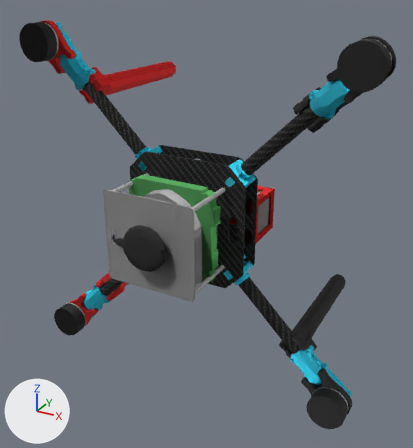
An edit to the OBJ model Assets/Drone/x500/x500_body.obj, drawn before and after from the same camera.
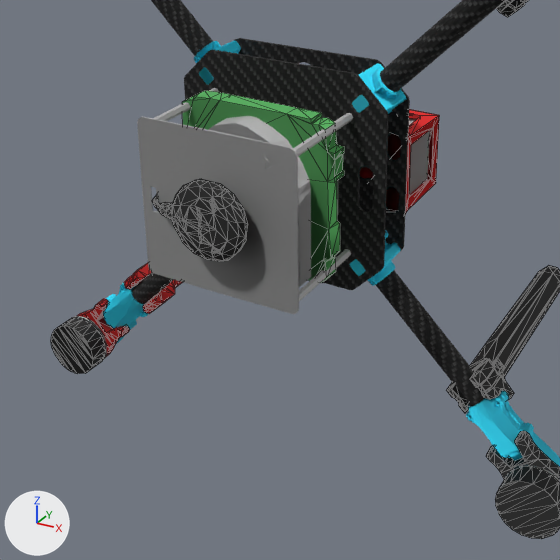
There are two pictures of each version: one whole from a camera (50 mm lens) standing at (0.302, -0.532, 0.252) and looking at (0.004, 0.009, -0.019), one close up on the part from 6% to 83% of the width and 28% to 99% of the height. Lighting does not change. The marker at lower left points along +X, +Y and +Z. The older version's two pictures come first. The close-ups show mesh edges as thin lines. Where no turn or scale is listed for an object, it has been applied to the vertices. Vertices at exactly the same position are counted once.

Names of what the first close-up shows: 'black', 'blue', 'carbon', 'green', 'grey', 'red' and 1 more.
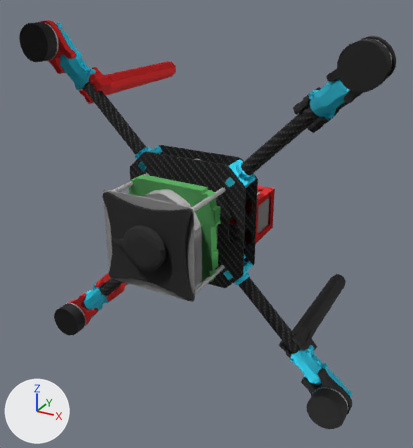
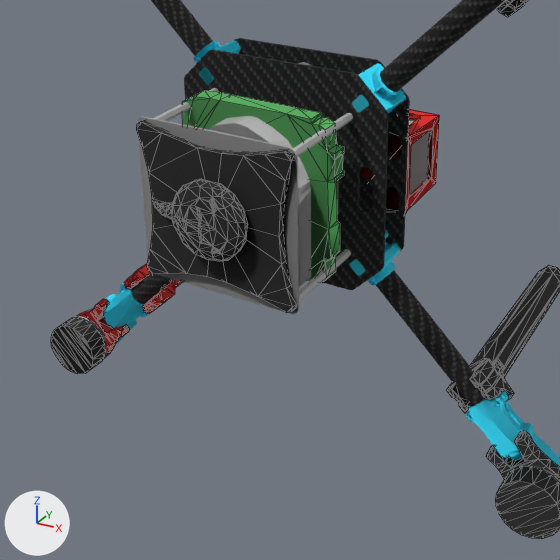
The edits, one by one:
me_black is used by ob_black; location (0.0, 0.0, 0.0).
me_black had 1152 vertices, 2267 faces and spanned x -0.202..0.203, y -0.12..0.153, z -0.203..0.203.
me_black now has 1219 vertices, 2397 faces and spans x -0.202..0.203, y -0.12..0.153, z -0.203..0.203.
me_black part 1: a new loose piece of 67 vertices spanning x -0.052..0.051, y -0.107..-0.103, z -0.049..0.049, in mat_black (black #272727).

What differs and where, as boxes (x1, y1, x2, y2) in the close-ups (560 x 560 px):
part 1 of me_black, added (black)
    after: (136, 120, 296, 313)
